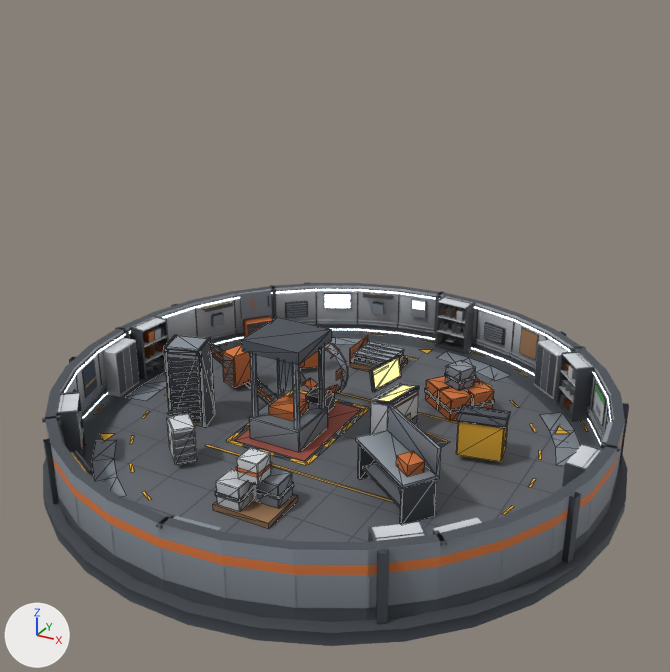
One commit to the glTF model assets/models/magnet_works_s_far.glb: the scene before it, then after it.
The view is the same before and after, from a 50 mm camera at (8.19, -14.89, 9.81) aimed at (0.25, -0.45, 2.6). Every picture has the same lights, and +X, +Y and +Z are marked at lower left. The older version comes first. Mesh edges are drawn as thin lines on the coarser meshes.

The scene before the commit, as lines of its bpy script (objects in view):
```python
me_base = bpy.data.meshes.new('Base')
me_base.from_pydata(...)  # 3475 vertices, 3452 faces; spans x -5.87..5.87, y -5.87..5.87, z -0.2..1.4
# faces by material slot: [3302, 150]
me_base.materials.append(mat_palette_001)
me_base.materials.append(mat_lightstrip_001)
me_interior = bpy.data.meshes.new('Interior')
me_interior.from_pydata(...)  # 1429 vertices, 1273 faces; spans x -5.34..5.34, y -5.34..5.34, z 0.14..2.39
# faces by material slot: [1267, 6]
me_interior.materials.append(mat_palette_001)
me_interior.materials.append(mat_window_001)
ob_base = bpy.data.objects.new('Base', me_base)
ob_base.location = (0.0, 0.0, 0.0)
ob_interior = bpy.data.objects.new('Interior', me_interior)
ob_interior.location = (0.0, 0.0, 0.0)
```
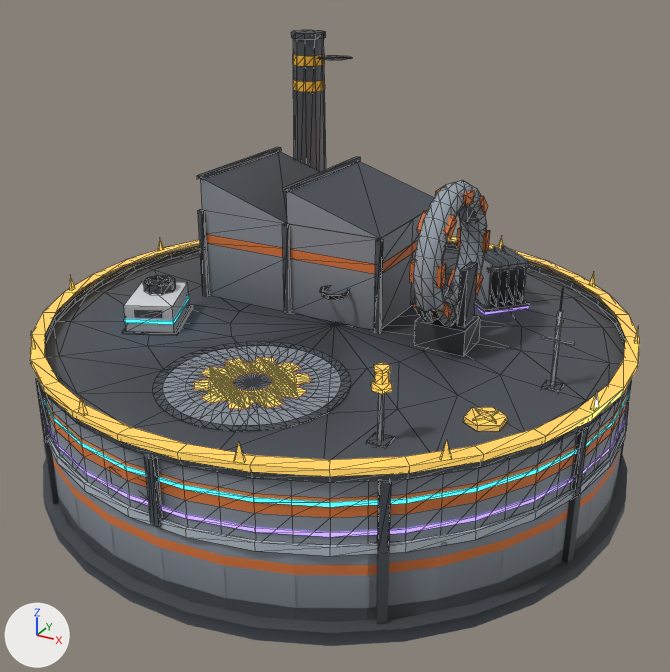
The change, as a diff of the scene's bpy script:
```diff
--- a/assets/models/magnet_works_s_far.glb.py
+++ b/assets/models/magnet_works_s_far.glb.py
@@ mat_neon_001 @@
+mat_neon_001 = bpy.data.materials.new('Neon.001')
+# nodes: BsdfPrincipled, Mix, OutputMaterial, VertexColor
+# colours: orange #ff8c43, orange #e07a3a, mixed with the vertex colours
@@ mat_l5gold_001 @@
+mat_l5gold_001 = bpy.data.materials.new('L5Gold.001')
+# nodes: BsdfPrincipled, Mix, OutputMaterial, VertexColor
+# colours: orange #cba650, orange #ffd166, mixed with the vertex colours
@@ mat_l4band_001 @@
+mat_l4band_001 = bpy.data.materials.new('L4Band.001')
+# nodes: BsdfPrincipled, Mix, OutputMaterial, VertexColor
+# colours: purple #aa8eff, purple #a78bfa, mixed with the vertex colours
@@ mat_l3band_001 @@
+mat_l3band_001 = bpy.data.materials.new('L3Band.001')
+# nodes: BsdfPrincipled, Mix, OutputMaterial, VertexColor
+# colours: cyan #3ee0ff, mixed with the vertex colours
@@ me_roof @@
+me_roof.from_pydata(...)  # 1773 vertices, 2390 faces; spans x -5.69..5.69, y -5.75..5.75, z 1.38..7.72
+# faces by material slot: [262, 2128]
+me_roof.materials.append(mat_neon_001)
+me_roof.materials.append(mat_palette_001)
@@ me_l5_001 @@
+me_l5_001.from_pydata(...)  # 237 vertices, 282 faces; spans x -5.75..5.75, y -5.75..5.75, z 2.54..3.88
+# faces by material slot: [264, 18]
+me_l5_001.materials.append(mat_l5gold_001)
+me_l5_001.materials.append(mat_palette_001)
@@ me_l4_001 @@
+me_l4_001.from_pydata(...)  # 132 vertices, 141 faces; spans x -5.67..5.67, y -5.67..5.67, z 1.66..3.67
+# faces by material slot: [72, 69]
+me_l4_001.materials.append(mat_l4band_001)
+me_l4_001.materials.append(mat_palette_001)
@@ me_l3_001 @@
+me_l3_001.from_pydata(...)  # 159 vertices, 164 faces; spans x -5.67..5.67, y -5.67..5.67, z 2.18..3.35
+# faces by material slot: [72, 92]
+me_l3_001.materials.append(mat_l3band_001)
+me_l3_001.materials.append(mat_palette_001)
@@ me_l2_001 @@
+me_l2_001.from_pydata(...)  # 136 vertices, 166 faces; spans x -5.7..5.7, y -5.7..5.7, z 1.34..4.42
+me_l2_001.materials.append(mat_palette_001)
@@ ob_roof @@
+ob_roof = bpy.data.objects.new('Roof', me_roof)
+ob_roof.location = (0.0, 0.0, 0.0)
@@ ob_l5 @@
+ob_l5 = bpy.data.objects.new('L5', me_l5_001)
+ob_l5.location = (0.0, 0.0, 0.0)
@@ ob_l4 @@
+ob_l4 = bpy.data.objects.new('L4', me_l4_001)
+ob_l4.location = (0.0, 0.0, 0.0)
@@ ob_l3 @@
+ob_l3 = bpy.data.objects.new('L3', me_l3_001)
+ob_l3.location = (0.0, 0.0, 0.0)
@@ ob_l2 @@
+ob_l2 = bpy.data.objects.new('L2', me_l2_001)
+ob_l2.location = (0.0, 0.0, 0.0)
```

What differs and where, as boxes [x1, y1, x2, y2] in the pictures (670 x 672 px):
'Roof', added
    after: [36, 30, 632, 552]
    faces in mat_palette_001: [36, 30, 632, 552]
    faces in mat_neon_001: [194, 357, 311, 409]
'L5', added
    after: [30, 236, 640, 477]
    faces in mat_l5gold_001: [30, 236, 640, 477]
    faces in mat_palette_001: [367, 393, 395, 448]
'L2', added
    after: [48, 288, 628, 556]
'L3', added
    after: [44, 275, 630, 507]
    faces in mat_palette_001: [122, 275, 350, 335]
    faces in mat_l3band_001: [44, 295, 630, 507]
'L4', added
    after: [48, 245, 627, 537]
    faces in mat_palette_001: [475, 245, 530, 312]
    faces in mat_l4band_001: [48, 305, 627, 537]
'Base', unchanged, covered by the edit
    before: [42, 282, 629, 646]
    after: [43, 405, 629, 646]
'Interior', unchanged, covered by the edit
    before: [92, 318, 589, 529]
